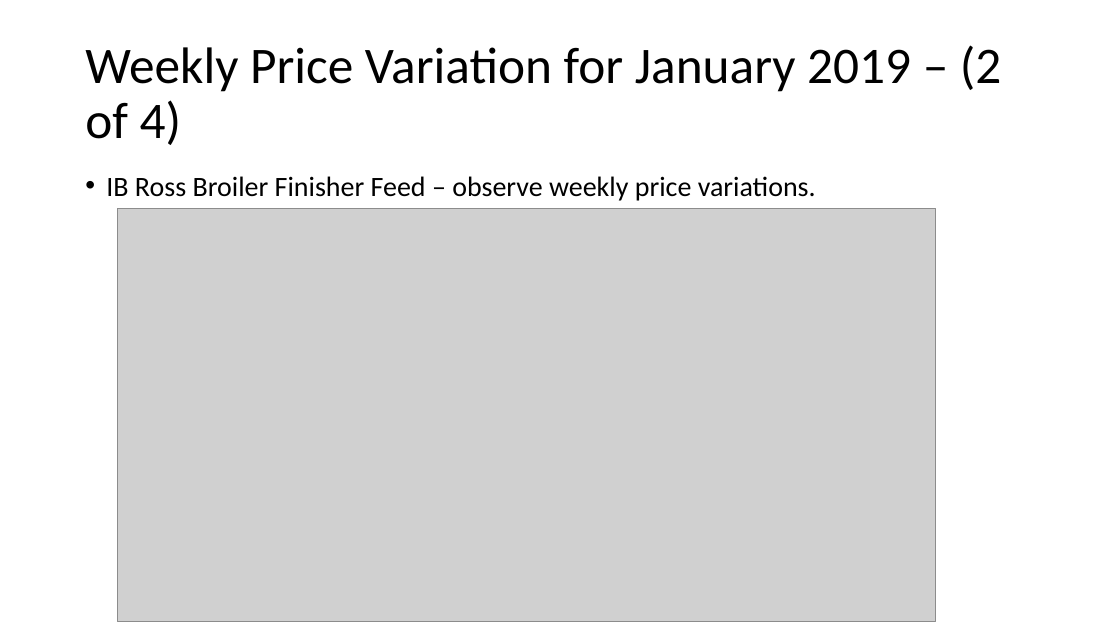
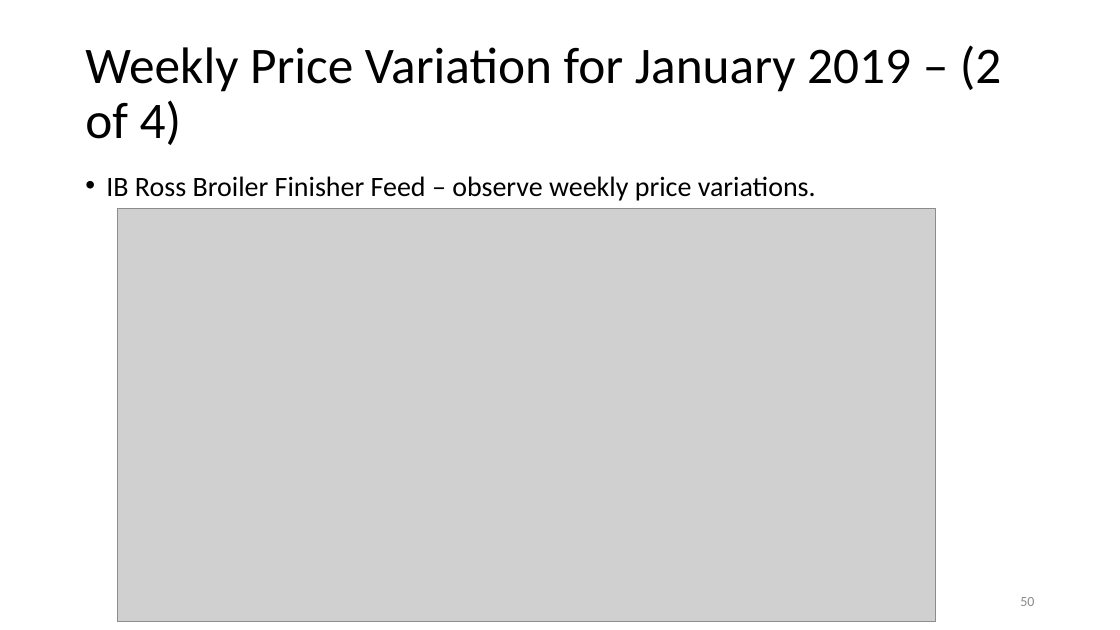
Before and after one commit to jaykumar0/capstone, a slide deck: slide 50 of SA_Report.pptx (slide 49 before the commit). Drawn at 1120x630 pixels with LibreOffice and Linux fonts; fonts in the diff are those of the drawing; grey boxes stand for pictures. Boxes give left, top, right and bottom in pixels: in the first picture for what was removed or moved away, otherwise in the second. Text is boxed around its words. In the diff, an @@ line names an element or a change of style, - is before the commit and + after.

```diff
--- a/SA_Report.pptx
+++ b/SA_Report.pptx
@@ page number added at (1020, 597, 1034, 606), 12 pt, text #8C8C8C @@
+50
```
Also in this commit, not shown: 62 other slides changed, 1 slide added.
